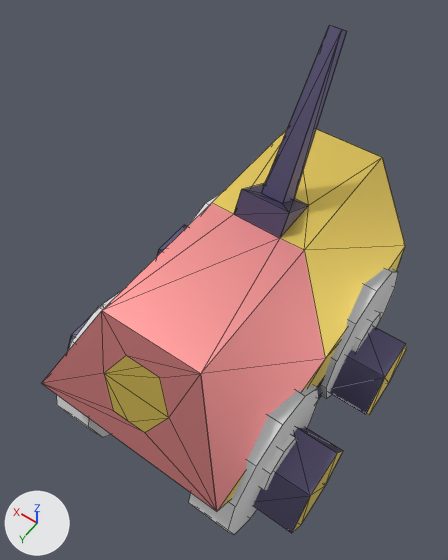
Before and after pictures for a commit that changed the Blender file blender/src/vehicle_pyh.blend.
Before and after are seen from a 50 mm lens placed at (3.376, -2.071, 1.966), pointed at (4.003, -2.95, 0.586). The axes (+X, +Y, +Z) are drawn at lower left. The lights are the same throughout. The older version comes first. Mesh edges are drawn as thin lines.

The first picture shows 'rover', 'wheel_bl', 'wheel_bl_hub', 'wheel_br', 'wheel_fl', 'wheel_fl_hub', 'wheel_fr'.
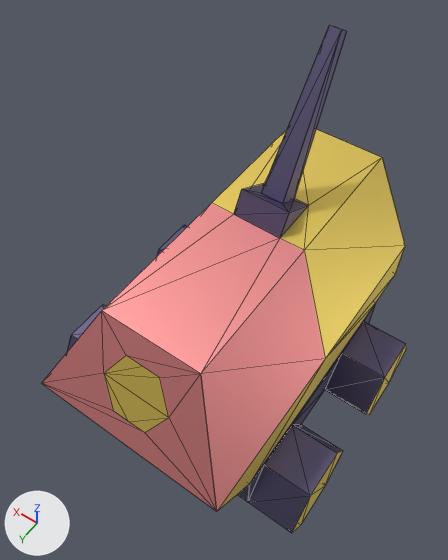
Where the change shows, as pixel boxes [x1, y1, x2, y2] in the pictures (448 x 560 px):
'wheel_fl', no longer drawn
    before: [189, 385, 319, 534]
'wheel_bl', no longer drawn
    before: [321, 269, 398, 399]
'wheel_fr', no longer drawn (mostly hidden)
    before: [57, 291, 121, 437]
'wheel_fl_hub', no longer drawn
    before: [259, 434, 297, 490]
'wheel_bl_hub', no longer drawn
    before: [351, 311, 380, 352]
'wheel_br', no longer drawn (mostly hidden)
    before: [188, 193, 221, 226]

The change, as a diff of the scene's bpy script:
```diff
--- a/blender/src/vehicle_pyh.blend.py
+++ b/blender/src/vehicle_pyh.blend.py
@@ me_cylinder @@
 # used by ob_wheel_bl; parent = ob_vehicle_pyh; location = (0.0, 0.0, 0.0)
-me_cylinder.from_pydata(...)  # 24 vertices, 14 faces; spans x 1.894..1.938, y -1.668..-1.507, z 0.007..0.167
+me_cylinder.from_pydata(...)  # 2 vertices, 0 faces, 1 loose edge; spans x 1.916, y -1.587, z 0.007
+# me_cylinder part 1: 24 vertices removed from x 1.894..1.938, y -1.668..-1.507, z 0.007..0.167; 2 vertices added at x 1.916, y -1.587, z 0.007
 me_cylinder.materials.append(mat_tire)
@@ me_cylinder_001 @@
 # used by ob_wheel_bl_hub; parent = ob_wheel_bl; location = (0.0, 0.0, 0.0)
 # verts and faces of me_cylinder_001; kept vertices keep their numbers, new ones are numbered from 16
-me_cylinder_001.from_pydata(...)  # 16 vertices, 10 faces; spans x 1.888..1.944, y -1.6179..-1.5571, z 0.0563..0.1171
+me_cylinder_001.from_pydata(...)  # 2 vertices, 0 faces, 1 loose edge; spans x 1.916, y -1.5875, z 0.0067
+# me_cylinder_001 part 2
+delete_vertices([*range(0, 16)])  # with the faces that use them
+# other edits to the shape of me_cylinder_001 do not show in these pictures
 me_cylinder_001.materials.append(mat_hub)
@@ me_cylinder_002 @@
 # used by ob_wheel_br; parent = ob_vehicle_pyh; location = (0.0, 0.0, 0.0)
-me_cylinder_002.from_pydata(...)  # 24 vertices, 14 faces; spans x 2.062..2.106, y -1.668..-1.507, z 0.007..0.167
+me_cylinder_002.from_pydata(...)  # 2 vertices, 0 faces, 1 loose edge; spans x 2.084, y -1.587, z 0.007
+# me_cylinder_002 part 3: 24 vertices removed from x 2.062..2.106, y -1.668..-1.507, z 0.007..0.167; 2 vertices added at x 2.084, y -1.587, z 0.007
 me_cylinder_002.materials.append(mat_tire)
@@ me_cylinder_004 @@
 # used by ob_wheel_fl; parent = ob_vehicle_pyh; location = (0.0, 0.0, 0.0)
-me_cylinder_004.from_pydata(...)  # 24 vertices, 14 faces; spans x 1.894..1.938, y -1.493..-1.332, z 0.007..0.167
+me_cylinder_004.from_pydata(...)  # 2 vertices, 0 faces, 1 loose edge; spans x 1.916, y -1.413, z 0.007
+# me_cylinder_004 part 4: 24 vertices removed from x 1.894..1.938, y -1.493..-1.332, z 0.007..0.167; 2 vertices added at x 1.916, y -1.413, z 0.007
 me_cylinder_004.materials.append(mat_tire)
@@ me_cylinder_005 @@
 # used by ob_wheel_fl_hub; parent = ob_wheel_fl; location = (0.0, 0.0, 0.0)
 # verts and faces of me_cylinder_005; kept vertices keep their numbers, new ones are numbered from 16
-me_cylinder_005.from_pydata(...)  # 16 vertices, 10 faces; spans x 1.888..1.944, y -1.4429..-1.3821, z 0.0563..0.1171
+me_cylinder_005.from_pydata(...)  # 2 vertices, 0 faces, 1 loose edge; spans x 1.916, y -1.4125, z 0.0067
+# me_cylinder_005 part 5
+delete_vertices([*range(0, 16)])  # with the faces that use them
+# other edits to the shape of me_cylinder_005 do not show in these pictures
 me_cylinder_005.materials.append(mat_hub)
@@ me_cylinder_006 @@
 # used by ob_wheel_fr; parent = ob_vehicle_pyh; location = (0.0, 0.0, 0.0)
-me_cylinder_006.from_pydata(...)  # 24 vertices, 14 faces; spans x 2.062..2.106, y -1.493..-1.332, z 0.007..0.167
+me_cylinder_006.from_pydata(...)  # 2 vertices, 0 faces, 1 loose edge; spans x 2.084, y -1.413, z 0.007
+# me_cylinder_006 part 6: 24 vertices removed from x 2.062..2.106, y -1.493..-1.332, z 0.007..0.167; 2 vertices added at x 2.084, y -1.413, z 0.007
 me_cylinder_006.materials.append(mat_tire)
```
